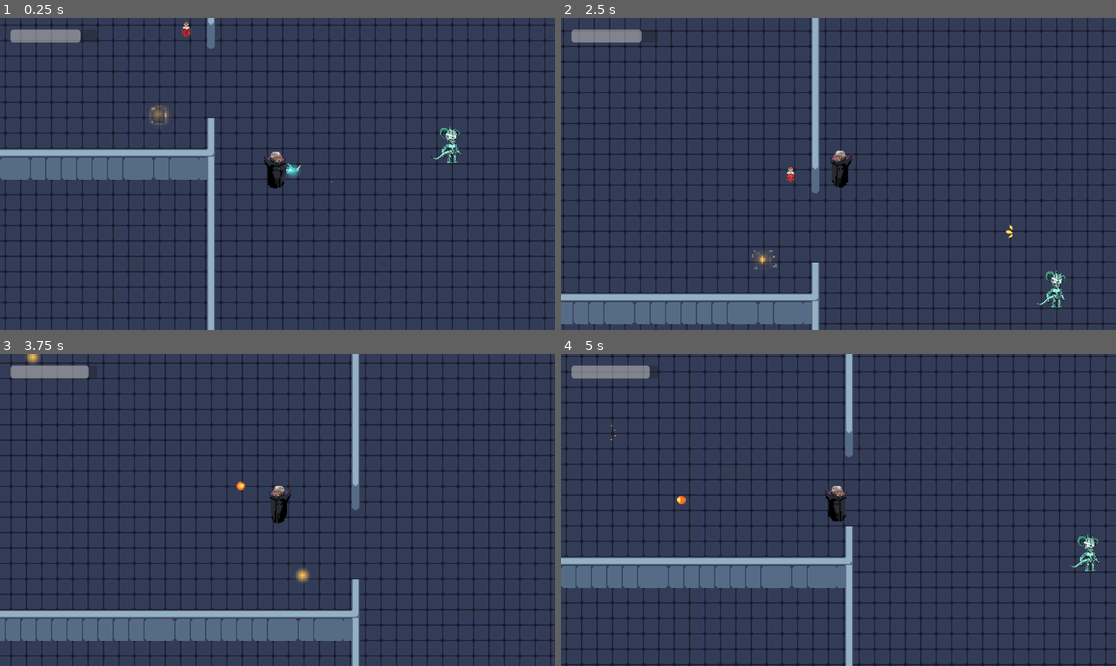
Above: before the commit, frames 1-4 (two rows, left to right).
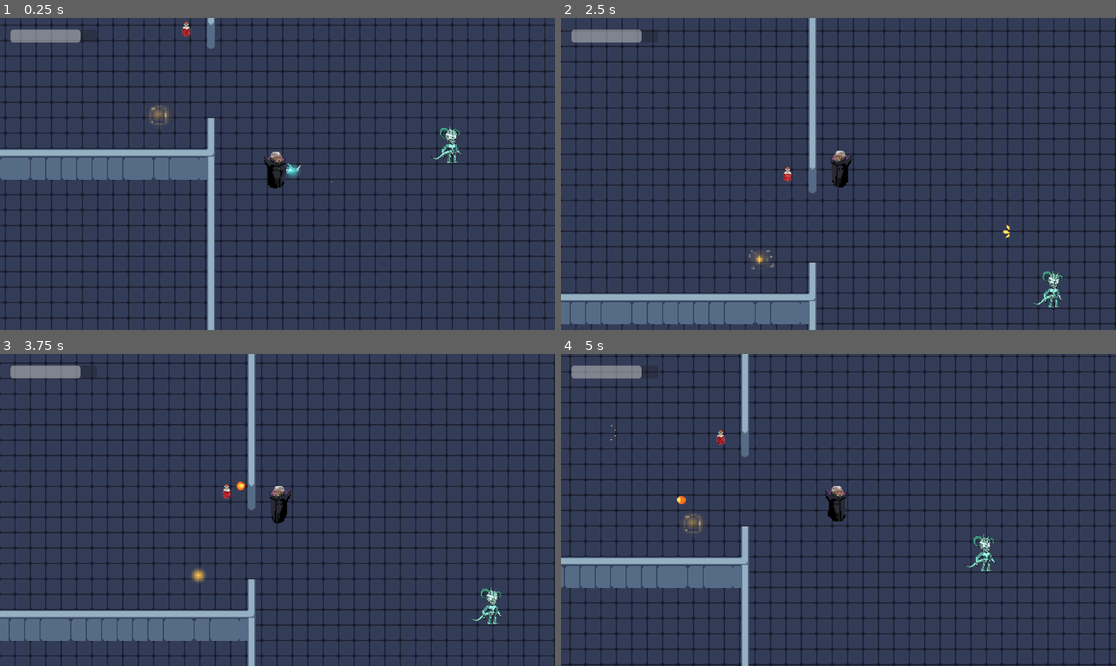
Above: after the commit, the same moments.

Repository: brianxiaodev/bloodmoon
Game: Godot game, scene res://scenes/blood_moon.tscn
Two runs of this game, one before a commit and one after it. Both use one fixed random seed, a clock stepped at 60 frames per second and the inputs below.
Inputs:
- Up to frame 1 (0.25 s): no input
- Up to frame 2 (2.5 s): hold Shift (dash) 0.53-1.28 s; hold Up (ui_up) 0.53-2.03 s; tap Space (shoot) at 1.35 s; hold Left (ui_left) from 2.03 s (still down); hold Z (stealth) from 2.03 s (still down)
- Up to frame 3 (3.75 s): release Z (stealth) at 2.78 s; tap Shift (dash) at 2.85 s; release Left (ui_left) at 3.53 s; hold Down (ui_down) from 3.53 s (still down); hold Space (shoot) from 3.53 s (still down)
- Up to frame 4 (5 s): release Down (ui_down) at 4.28 s; release Space (shoot) at 4.28 s; hold Right (ui_right) from 4.28 s (still down); tap Z (stealth) at 4.35 s

The runs differ from the first frame. In frame 2, 15% of the frame differs, in the area x 0-100%, y 0-100%; in frame 3, 17%; in frame 4, 18%.

Commit message:
small bug fix -- enemy killing itself, wall vampire collision

Diff:
--- a/scenes/blood_moon.tscn
+++ b/scenes/blood_moon.tscn
@@ -20,6 +20,7 @@
 
 [node name="Vampire" parent="." instance=ExtResource("2_oujrd")]
 position = Vector2(-3, 19)
+collision_mask = 9
 
 [node name="Camera2D" type="Camera2D" parent="Vampire"]
 zoom = Vector2(2, 2)
@@ -28,9 +29,6 @@
 script = ExtResource("4_q6r7r")
 
 [node name="Bullet" parent="." instance=ExtResource("6_3kn01")]
-
-[node name="Enemy" parent="." instance=ExtResource("7_1dman")]
-position = Vector2(174, -1)
 
 [node name="Item7" parent="." instance=ExtResource("8_1dman")]
 position = Vector2(1197, -196)
@@ -77,6 +75,9 @@
 [node name="Healthpotion" parent="." instance=ExtResource("12_87vbj")]
 position = Vector2(-97, -131)
 
+[node name="Enemy" parent="." instance=ExtResource("7_1dman")]
+position = Vector2(174, -1)
+
 [node name="Enemy5" parent="." instance=ExtResource("7_1dman")]
 position = Vector2(1206, -13)
 scale = Vector2(5.0625, 5.0625)
@@ -89,9 +90,6 @@
 position = Vector2(69, 470)
 scale = Vector2(2.25, 2.25)
 
-[node name="Enemy2" parent="." instance=ExtResource("7_1dman")]
-position = Vector2(174, -1)
-
 [node name="Enemy7" parent="." instance=ExtResource("7_1dman")]
 position = Vector2(500, 640)
 scale = Vector2(2.25, 2.25)
